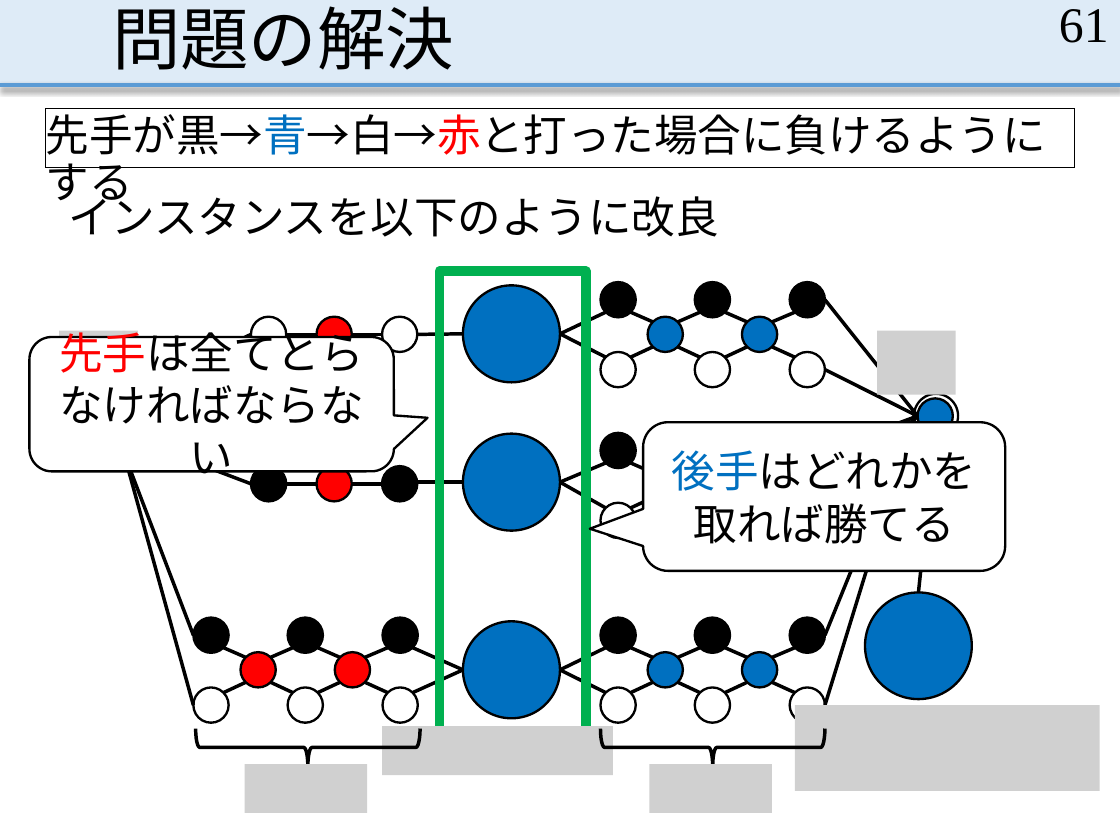
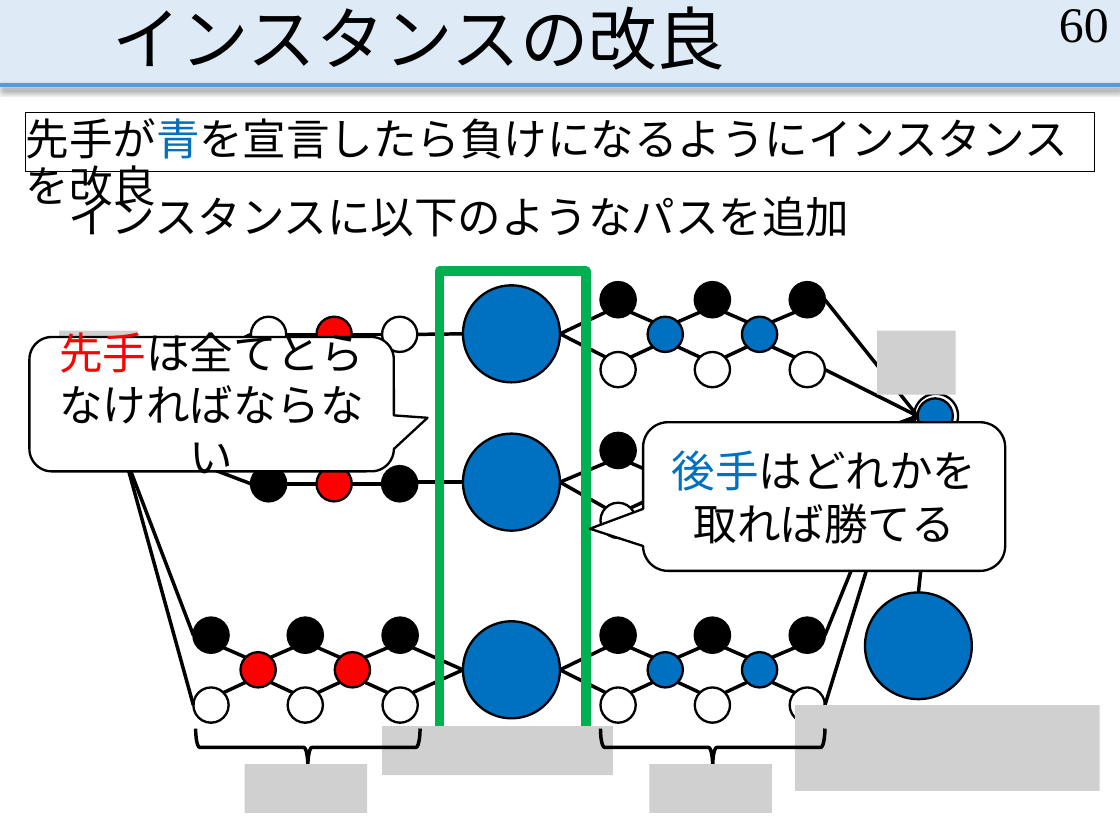
Before and after one commit to MasayaOda/SR, a slide deck: slide 60 of 191120oda.pptx (slide 61 before the commit). Drawn at 1120x840 pixels with LibreOffice and Linux fonts; fonts in the diff are those of the drawing; grey boxes stand for pictures. Boxes give left, top, right and bottom in pixels: in the first picture for what was removed or moved away, otherwise in the second. Text is boxed around its words. In the diff, an @@ line names an element or a change of style, - is before the commit and + after.

Commit message:
家で発表練習しよう

```diff
--- a/191120oda.pptx
+++ b/191120oda.pptx
@@ title at (112, 6, 725, 70): text changed @@
-問題の解決
+インスタンスの改良
@@ page number at (1059, 9, 1109, 43): text changed @@
-61
+60
@@ text in rectangle at (26, 112, 1068, 213): text changed @@
-先手が黒→青→白→赤と打った場合に負けるようにする
+先手が青を宣言したら負けになるようにインスタンスを改良
@@ rectangle "先手が青を宣言したら負けになるようにインスタンスを改良": place and size @@
-rectangle "先手が青を宣言したら負けになるようにインスタンスを改良" at (46, 109, 1075, 168)
+rectangle "先手が青を宣言したら負けになるようにインスタンスを改良" at (26, 112, 1094, 171)
@@ text in rectangle at (68, 189, 849, 237): text changed @@
-インスタンスを以下のように改良
+インスタンスに以下のようなパスを追加
```
Also in this commit, not shown: 57 other slides changed, 6 slides added, 3 slides removed, 2 other files.
